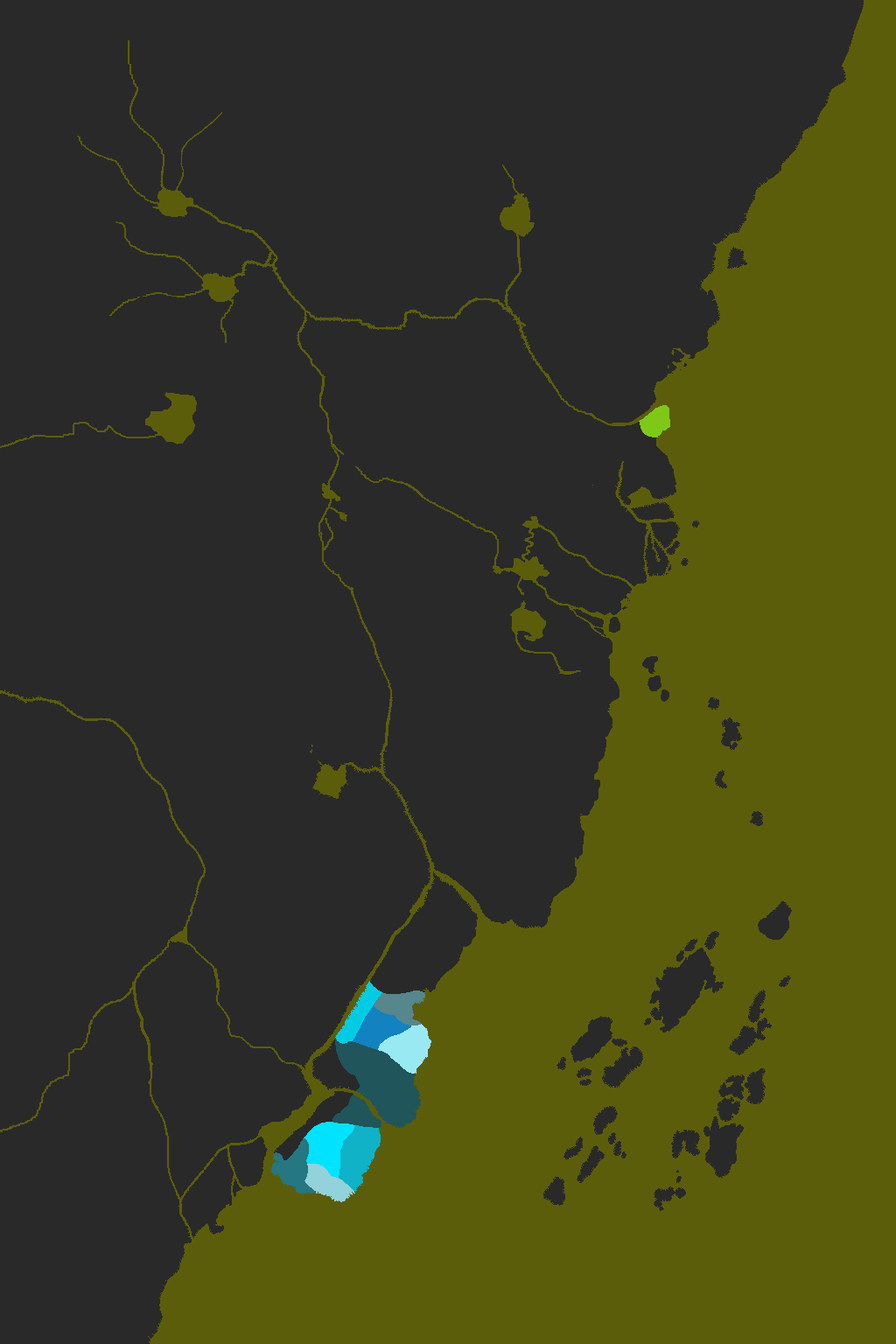
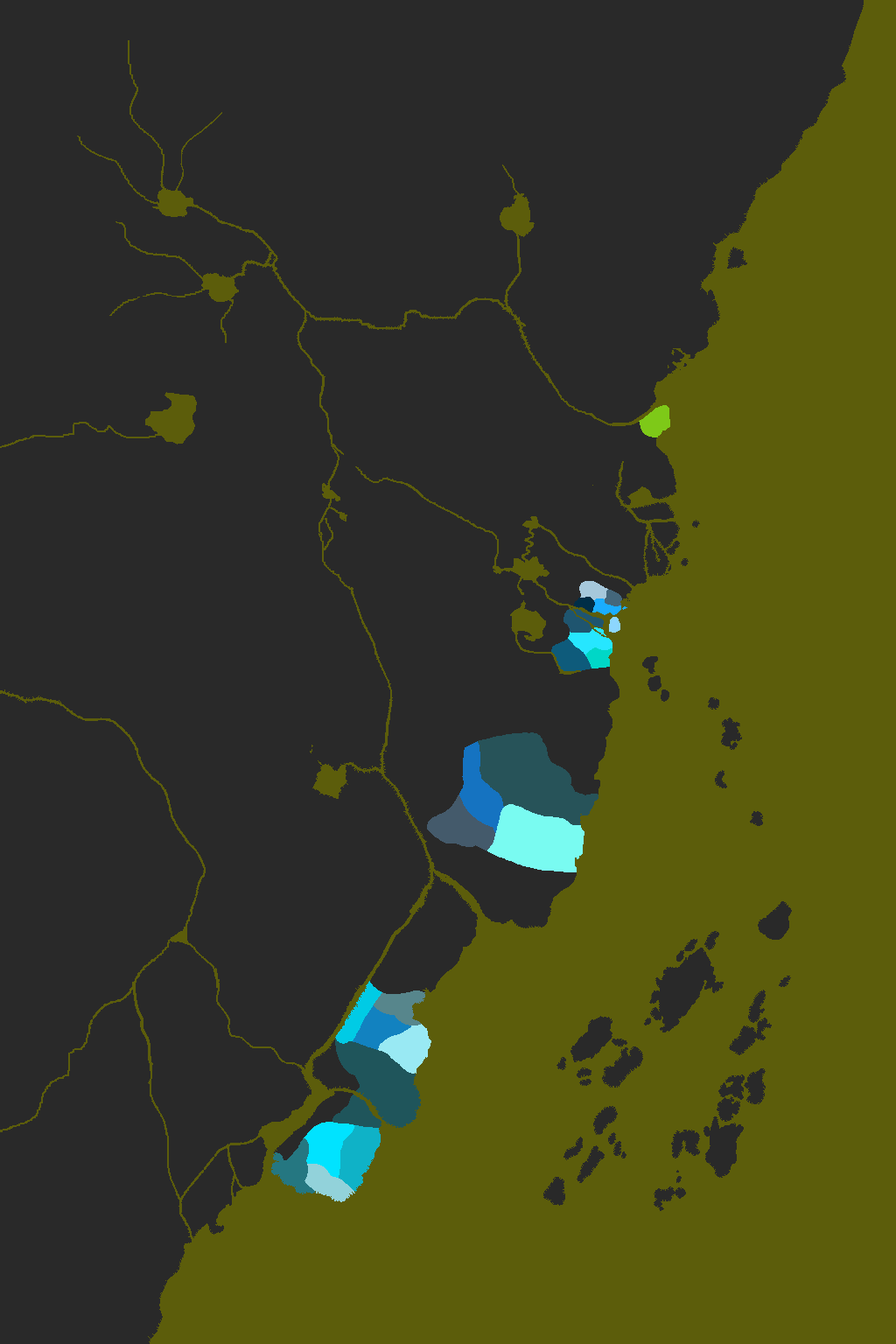
Comparing the layer stacks of the two w=896, h=1344 images. Changes:
painted on "crane_provinces" over [426, 409, 658, 873]
